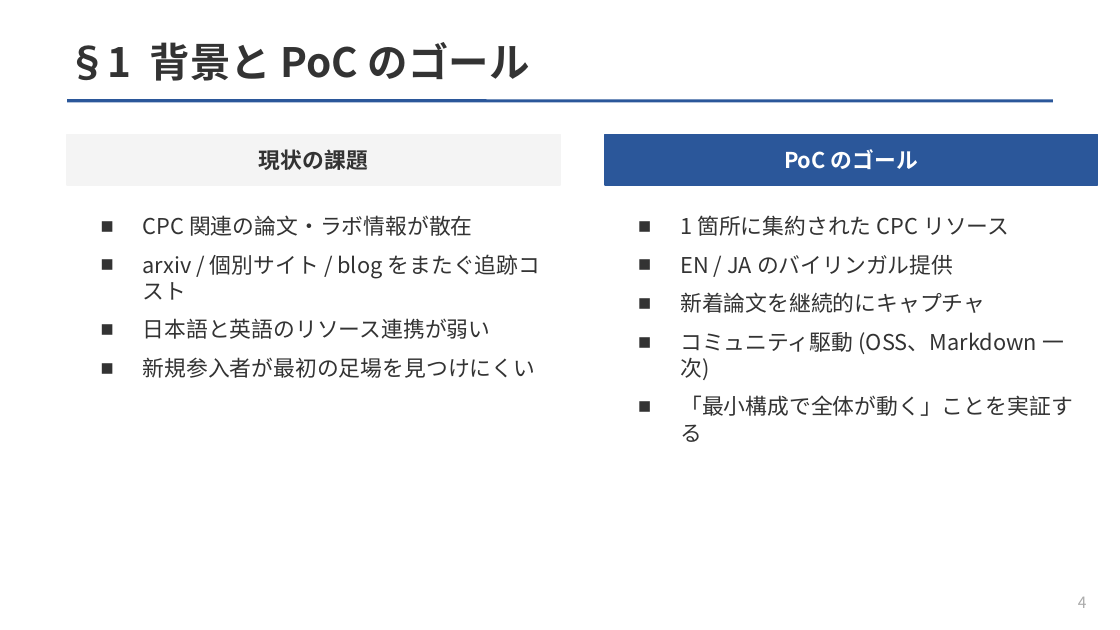
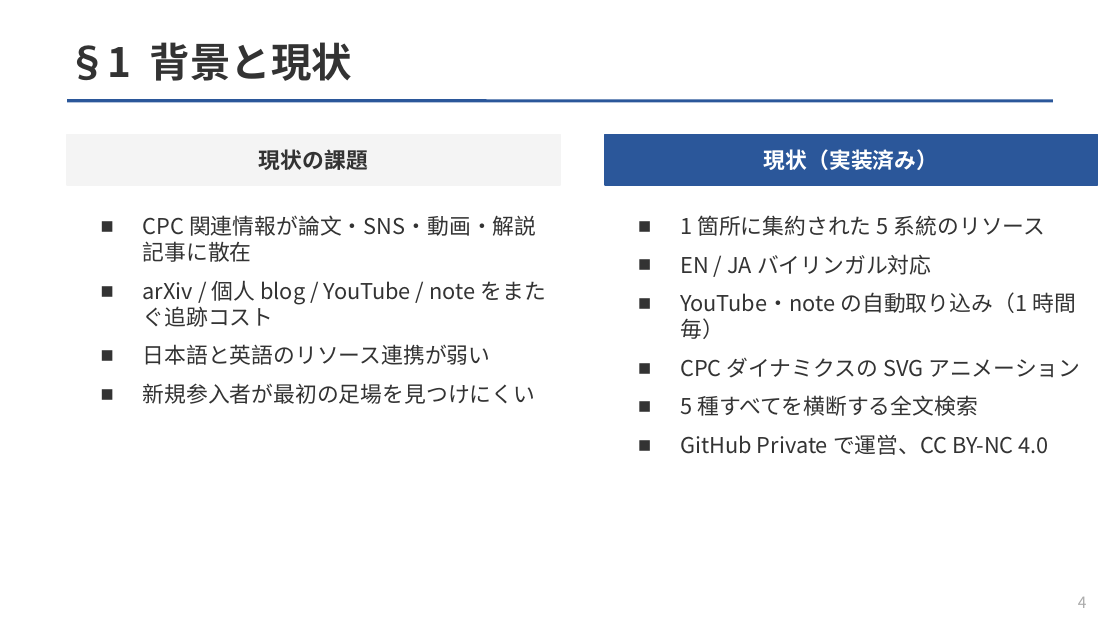
Before and after one commit to Taiyou/cpc-hub, a slide deck: slide 4 of slides/CPC-Hub-構成設計.pptx. Drawn at 1120x630 pixels with LibreOffice and Linux fonts; fonts in the diff are those of the drawing. Boxes give left, top, right and bottom in pixels: in the first picture for what was removed or moved away, otherwise in the second. Text is boxed around its words. In the diff, an @@ line names an element or a change of style, - is before the commit and + after.

```diff
--- a/slides/CPC-Hub-構成設計.pptx
+++ b/slides/CPC-Hub-構成設計.pptx
@@ text at <box>67,42,352,81</box>: text changed @@
-§1 背景と PoC のゴール
+§1 背景と現状
@@ text at <box>764,149,938,170</box>: text changed @@
-PoC のゴール
+現状（実装済み）
@@ text at <box>143,215,546,327</box>: text changed @@
-■ CPC 関連の論文・ラボ情報が散在
-■ arxiv / 個別サイト / blog をまたぐ追跡コスト
+■ CPC 関連情報が論文・SNS・動画・解説記事に散在
+■ arXiv / 個人 blog / YouTube / note をまたぐ追跡コスト
@@ text at <box>680,215,1081,455</box>: text changed @@
-■ 1 箇所に集約された CPC リソース
-■ EN / JA のバイリンガル提供
-■ 新着論文を継続的にキャプチャ
-■ コミュニティ駆動 (OSS、Markdown 一次)
-■ 「最小構成で全体が動く」ことを実証する
+■ 1 箇所に集約された 5 系統のリソース
+■ EN / JA バイリンガル対応
+■ YouTube・note の自動取り込み（1 時間毎）
+■ CPC ダイナミクスの SVG アニメーション
+■ 5 種すべてを横断する全文検索
+■ GitHub Private で運営、CC BY-NC 4.0
```
Also in this commit, not shown: 12 other slides changed, 4 other files.
